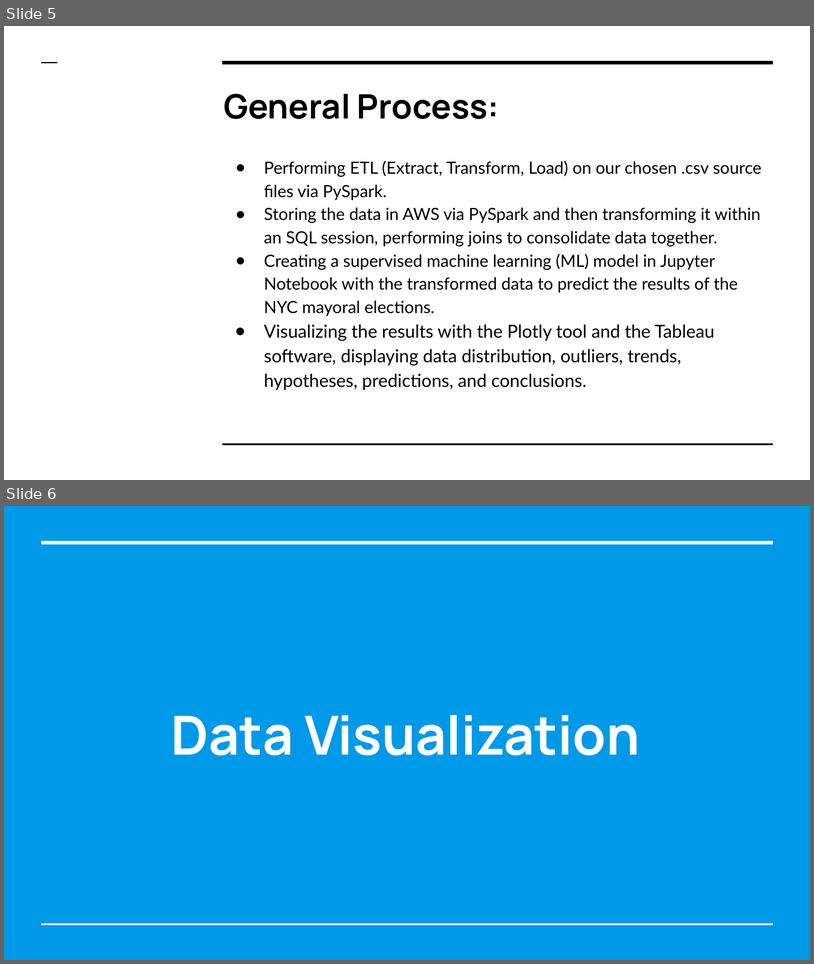
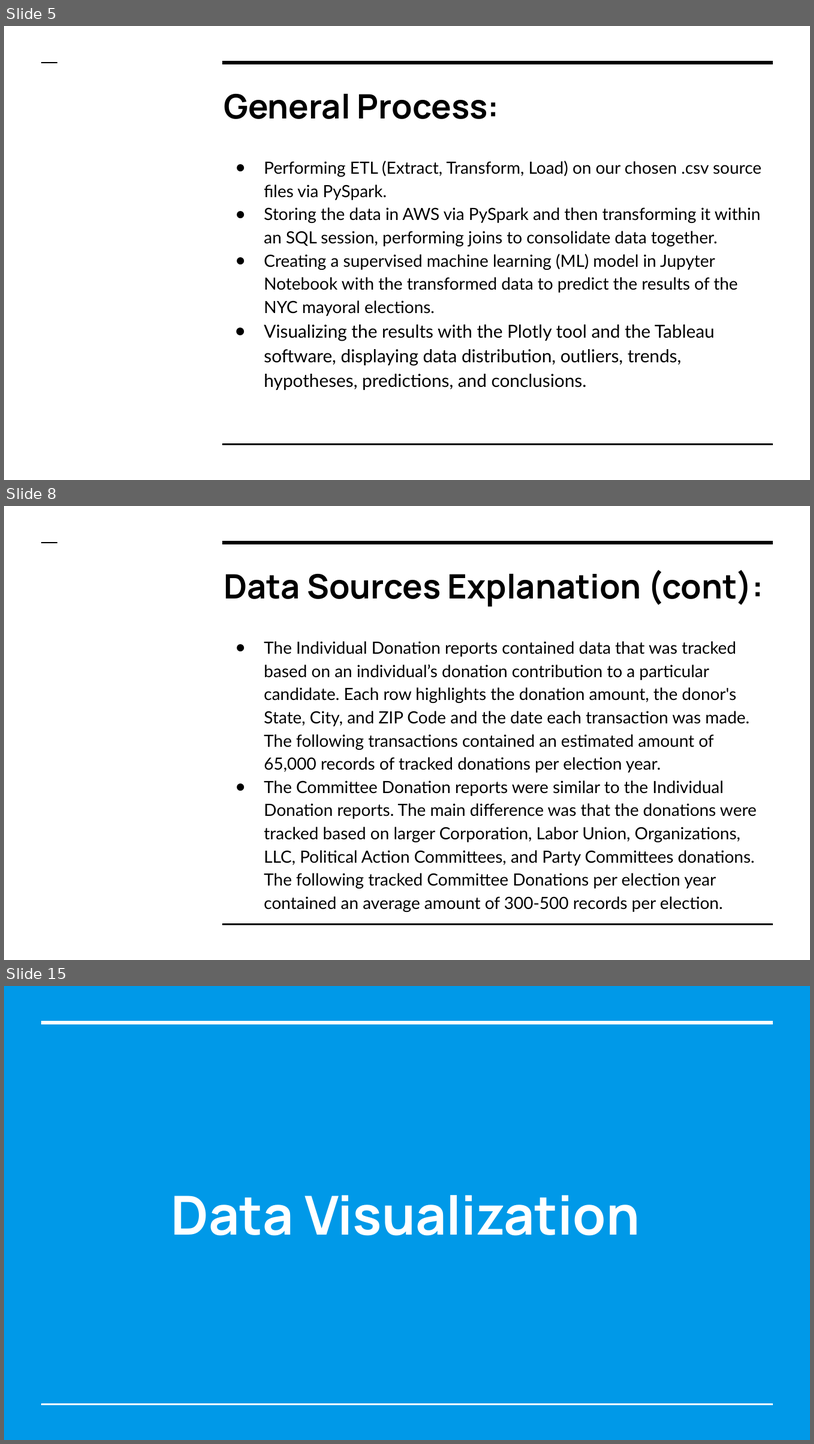
Before and after one commit to ssheggrud/Mod_20_Project, a slide deck: Presentation/Group5Presentation.pptx. Shown one above the other, each under a label of ours: slides 5 and 6 before the commit, slides 5, 8 and 15 after it; the slides between them are not shown. The pictures are 814x964 and 814x1444 pixels, drawn with LibreOffice and Linux fonts; fonts in the diff are those of the drawing. Boxes give left, top, right and bottom in pixels: in the first picture for what was removed or moved away, otherwise in the second. Text is boxed around its words. In the diff, an @@ line names an element or a change of style, - is before the commit and + after.

```diff
--- a/Presentation/Group5Presentation.pptx
+++ b/Presentation/Group5Presentation.pptx
@@ slide 8 added at (x1=4, y1=506, x2=810, y2=960), background #FFFFFF; not listed: 3 template elements that a slide beside it also shows @@
@@ title added at (x1=224, y1=570, x2=764, y2=607), 30 pt, text #000000, bold @@
+Data Sources Explanation (cont):
@@ text added at (x1=264, y1=641, x2=757, y2=912), 15 pt, text #000000 @@
+● The Individual Donation reports contained data that was tracked based on an individual’s donation contribution to a particular candidate. Each row highlights the donation amount, the donor's State, City, and ZIP Code and the date each transaction was made. The following transactions contained an estimated amount of 65,000 records of tracked donations per election year.
+● The Committee Donation reports were similar to the Individual Donation reports. The main difference was that the donations were tracked based on larger Corporation, Labor Union, Organizations, LLC, Political Action Committees, and Party Committees donations. The following tracked Committee Donations per election year contained an average amount of 300-500 records per election.
@@ what was slide 6 is now slide 15 @@
```
Also in this commit, not shown: 4 slides changed, 19 other slides added, 1 slide removed.
